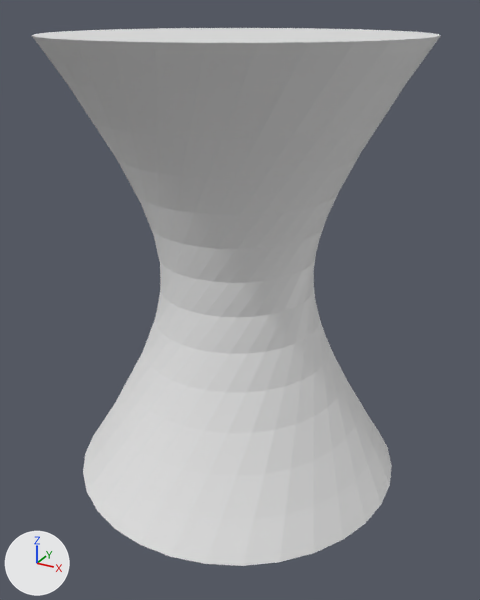
The OBJ model 3d_models/profundezas/tornado.obj as it was, and as the next commit left it.
Both versions are drawn from a camera (50 mm lens) standing at (27.9, -49.4, 41.9) and looking at (1.1, -0.8, 17.6). Lighting does not change. The marker at lower left points along +X, +Y and +Z. Where no turn or scale is listed for an object, it has been applied to the vertices.
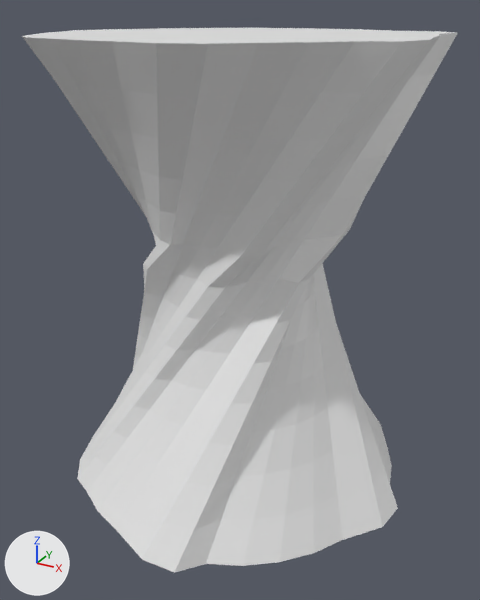
Commit message: adicionei mais tornados no profundezas

Location of each change, [x1, y1, x2, y2] in pixels of the pictures (480 x 600 px; the box of a moved part takes in the faces that stretch with it):
'Cylinder', reshaped (7% wider)
    before: [32, 28, 441, 566]
    after: [22, 28, 458, 573]
part 1 of me_cylinder, moved or reshaped
    before: [32, 28, 441, 564]
    after: [22, 28, 458, 573]
part 2 of me_cylinder, shading changed
    both: [51, 36, 440, 566]

The change, as a list of edits to the scene's bpy script:
```text
Change me_cylinder:
    used by ob_cylinder; location = (0.0, 0.0, 0.0)
    remove me_cylinder.from_pydata(...)  # 448 vertices, 418 faces; spans x -15.3..15.8, y -15.4..15.8, z 0.2..40.1
    add me_cylinder.from_pydata(...)  # 448 vertices, 418 faces; spans x -16.2..17.3, y -16.6..17.0, z 0.2..40.1
    me_cylinder part 1: 168 of 448 vertices moved; they spanned x -15.3..15.8, y -15.3..15.6, z 0.2..40.1 and now span x -16.2..17.3, y -16.6..17.0, z 0.2..40.1; mean shift (0.3, -0.1, 0.0); largest move (9.9, 7.2, 33.9) -> (12.0, 8.7, 33.9)
    me_cylinder part 2: edges marked sharp go from 864 to 860
```
